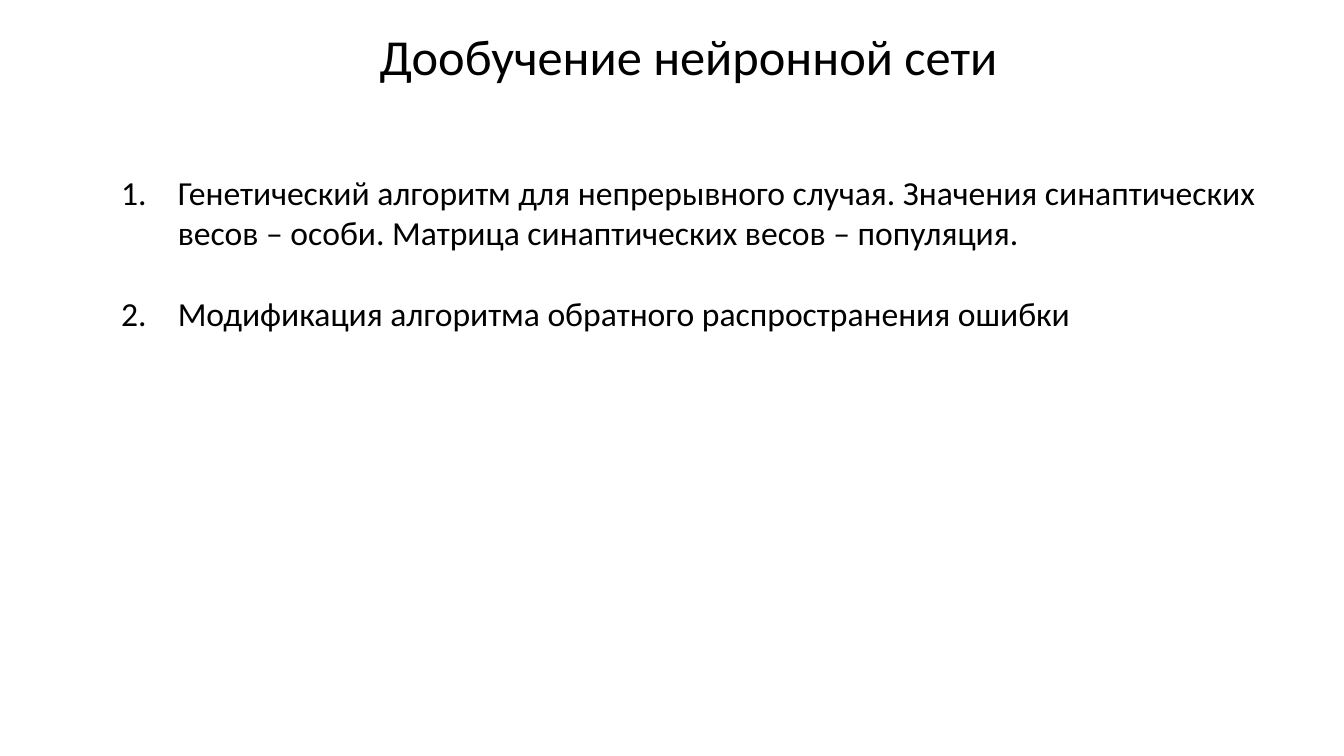
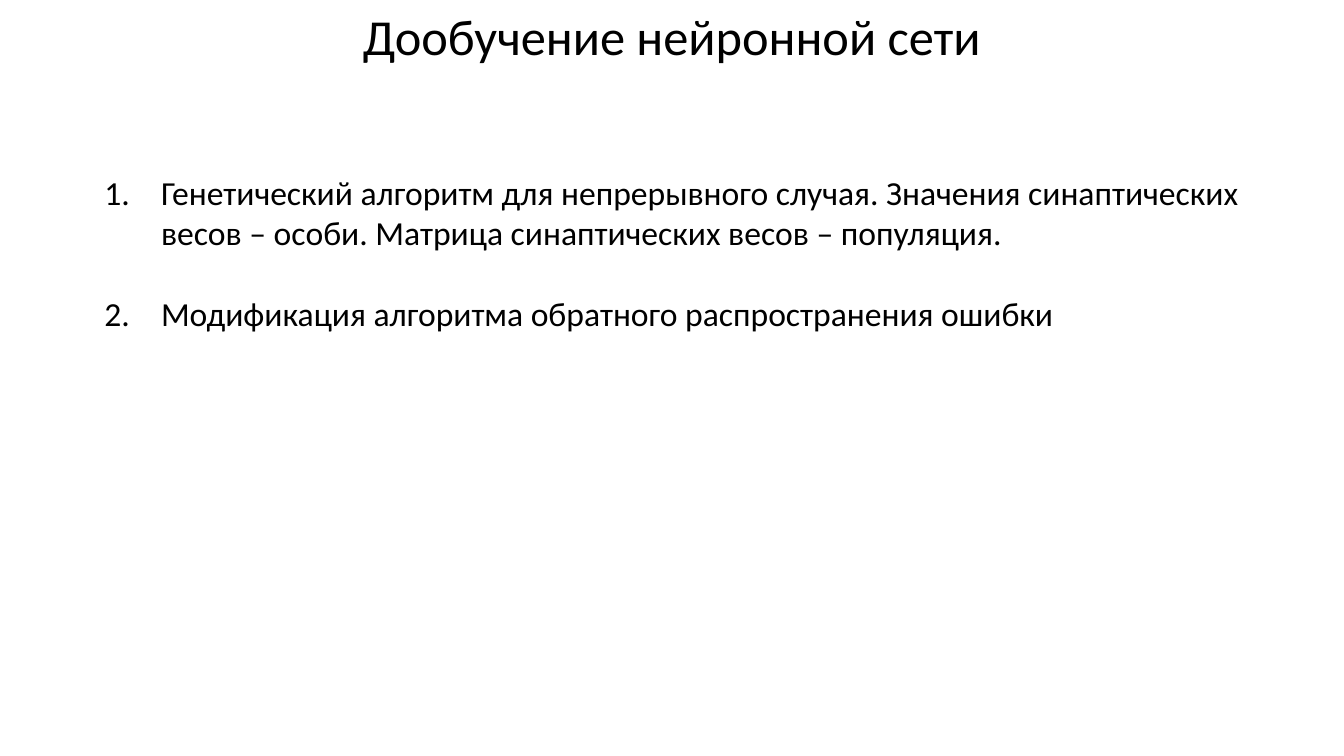
Before and after one commit to sevoster/hybrid-decision-making-system, a slide deck: slide 21 of docs/Синтетическая Презентация.pptx. Drawn at 1344x756 pixels with LibreOffice and Linux fonts; fonts in the diff are those of the drawing. Boxes give left, top, right and bottom in pixels: in the first picture for what was removed or moved away, otherwise in the second. Text is boxed around its words. In the diff, an @@ line names an element or a change of style, - is before the commit and + after.

```diff
--- a/docs/Синтетическая Презентация.pptx
+++ b/docs/Синтетическая Презентация.pptx
@@ text "Дообучение нейронной сети": place and size @@
-text "Дообучение нейронной сети" at (380, 40, 997, 83)
+text "Дообучение нейронной сети" at (363, 20, 981, 63)
@@ text "Генетический алгоритм для непрерывного случая. ...": place and size @@
-text "Генетический алгоритм для непрерывного случая. ..." at (178, 182, 1255, 332)
+text "Генетический алгоритм для непрерывного случая. ..." at (161, 182, 1238, 332)
```
Also in this commit, not shown: 18 other slides changed, 1 slide added, 1 slide removed, 2 other files.
